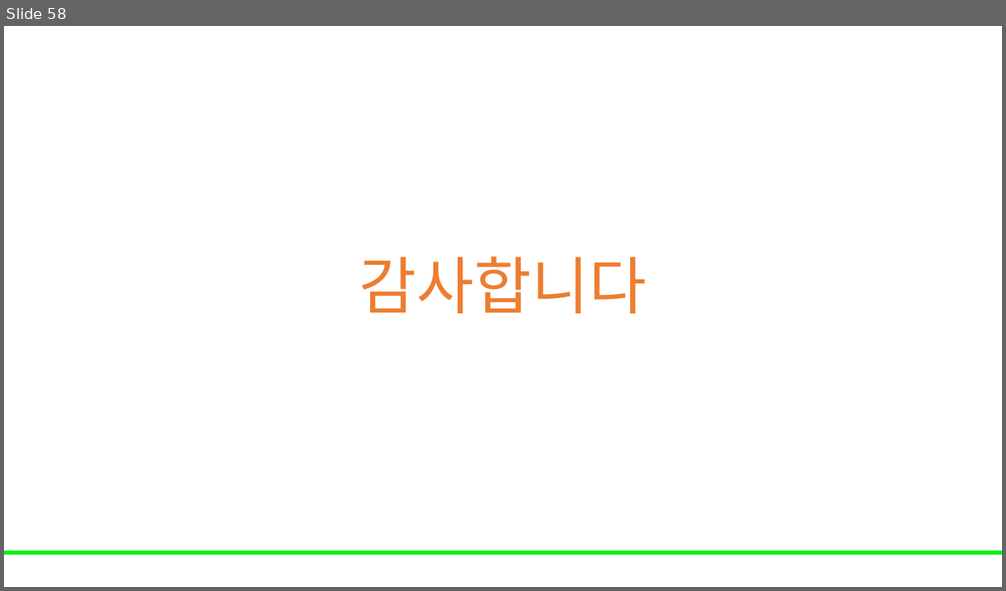
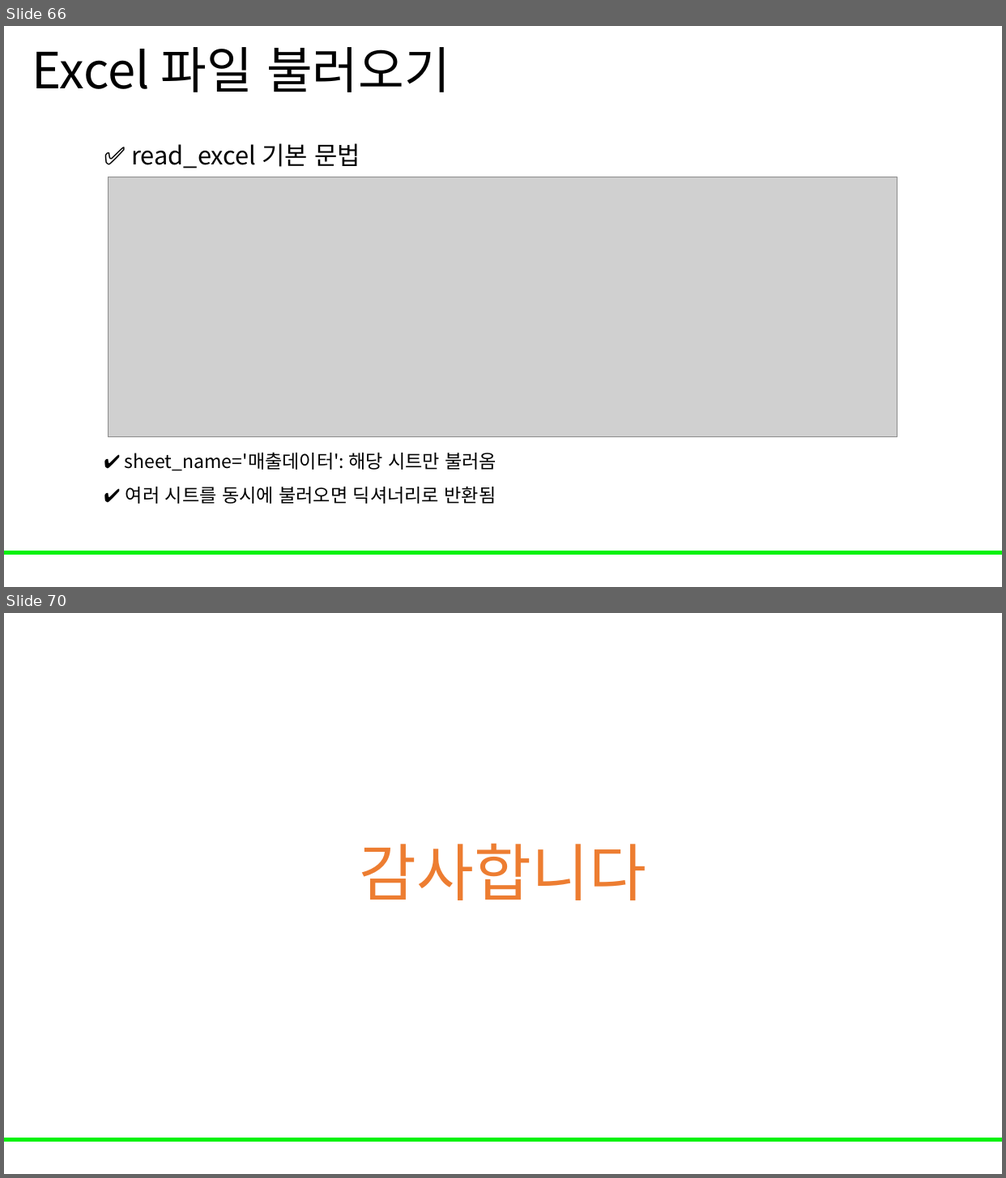
Before and after one commit to Leader-Lesson/KDT_RE_5th, a slide deck: material/3_데이터분석/05_pandas.pptx. Shown one above the other, each under a label of ours: slide 58 before the commit, slides 66 and 70 after it; the slides between them are not shown. The pictures are 1006x591 and 1006x1178 pixels, drawn with LibreOffice and Linux fonts; fonts in the diff are those of the drawing; grey boxes stand for pictures; background and template pictures are left out. Boxes give left, top, right and bottom in pixels: in the first picture for what was removed or moved away, otherwise in the second. Text is boxed around its words. In the diff, an @@ line names an element or a change of style, - is before the commit and + after.

```diff
--- a/material/3_데이터분석/05_pandas.pptx
+++ b/material/3_데이터분석/05_pandas.pptx
@@ slide 66 added at (4, 26, 1002, 587), background #FFFFFF; not listed: 1 template element that a slide beside it also shows @@
@@ title added at (32, 47, 450, 92), 48 pt, text #000000 @@
+Excel 파일 불러오기
@@ text added at (131, 143, 361, 169), 24 pt, text #000000 @@
+✅ read_excel 기본 문법
@@ picture added at (108, 177, 897, 437) @@
@@ text added at (104, 453, 496, 504), 18 pt, text #000000 @@
+✔️ sheet_name='매출데이터': 해당 시트만 불러옴
+✔️ 여러 시트를 동시에 불러오면 딕셔너리로 반환됨
@@ what was slide 58 is now slide 70 @@
```
Also in this commit, not shown: 49 slides changed, 11 other slides added, 2 other files.
